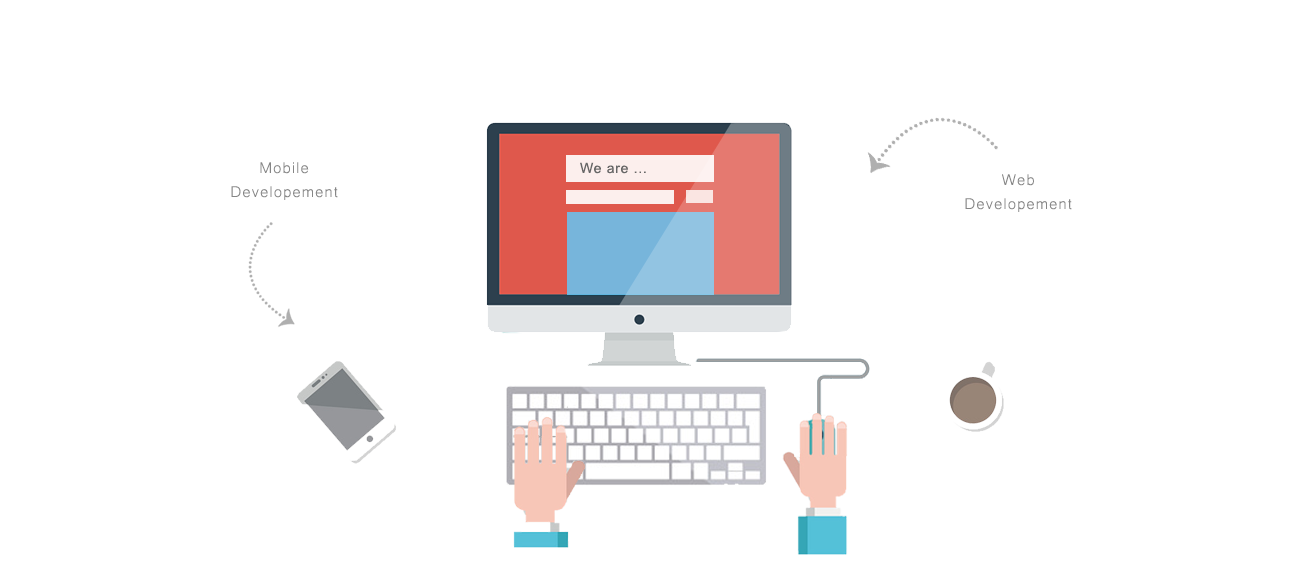
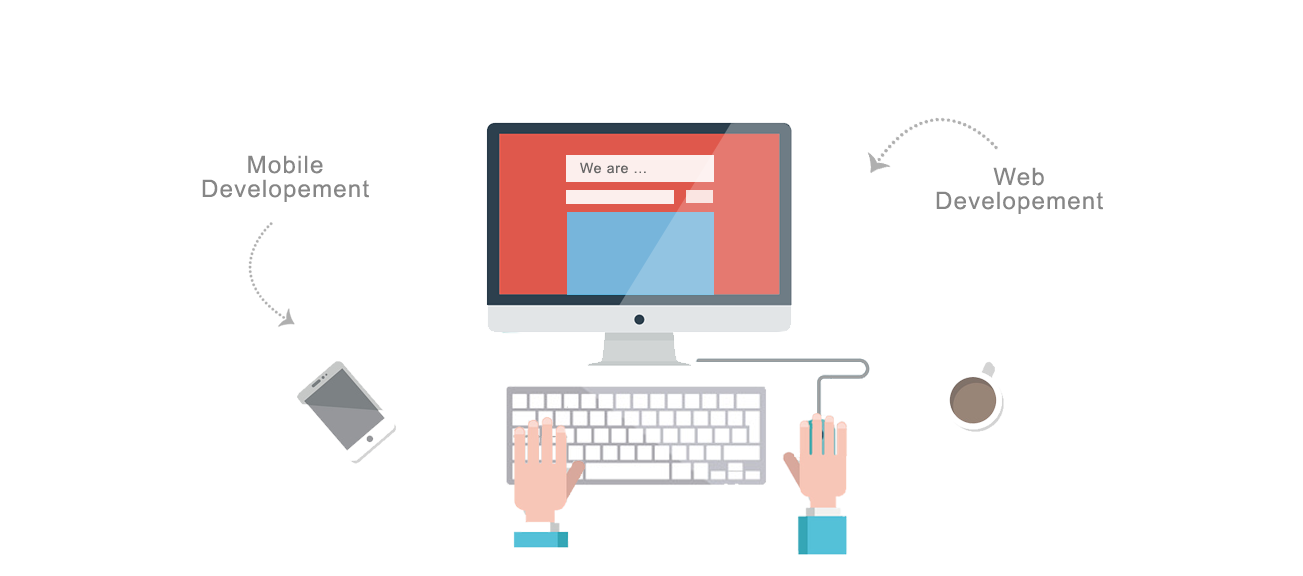
Layers edited between the first and the second 1303 × 576 image:
painted on "Web Developement" over [936, 167, 1103, 214]
painted on "Mobile Developement" over [202, 155, 369, 202]
